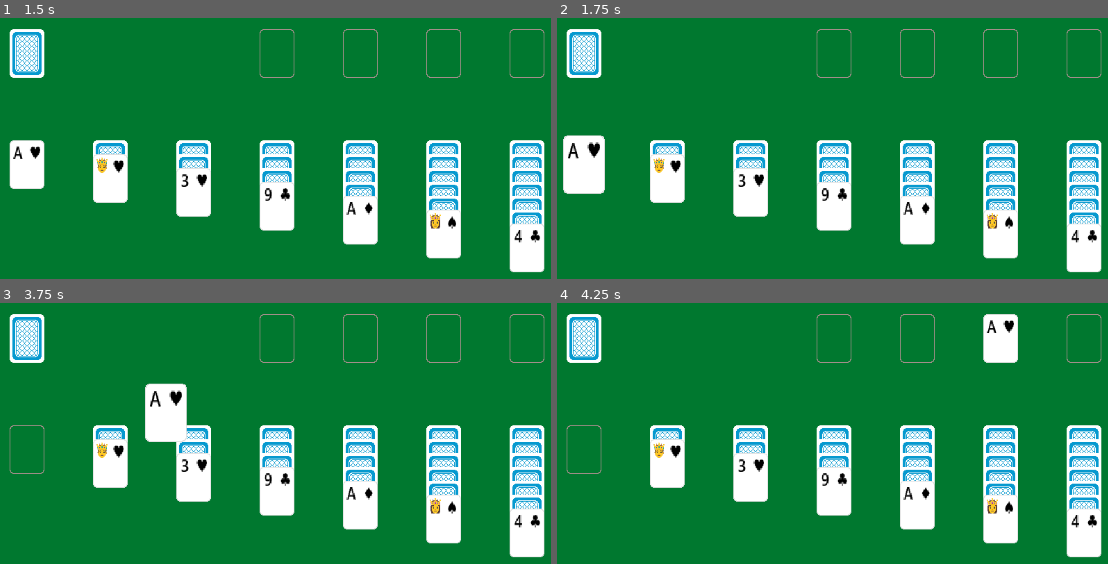
Above: before the commit, frames 1-4 (two rows, left to right).
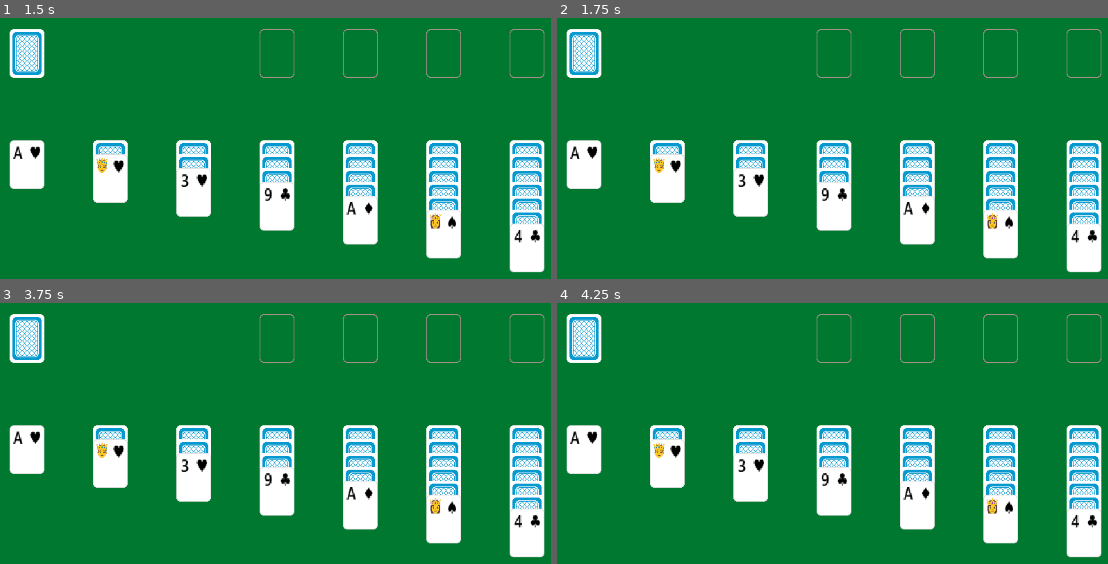
Above: after the commit, the same moments.

Repository: pmaitland/Patience
Game: Godot game, scene res://scenes/klondike.tscn
Two runs of this game, one before a commit and one after it. Both use one fixed random seed, a clock stepped at 60 frames per second and the inputs below.
Inputs (mouse positions are in pixels of both pictures, inside the frame that each line leads up to):
- Up to frame 1 (1.5 s): tap Enter at 0.5 s; drag from (275, 54) to (528, 54) at 0.52 s; tap Space at 1.25 s; drag from (358, 54) to (27, 164) at 1.27 s
- Up to frame 2 (1.75 s): no input
- Up to frame 3 (3.75 s): move the mouse to (446, 339) at 2.02 s; click (446, 339) at 2.17 s; tap Enter at 2.75 s; drag from (528, 339) to (27, 449) at 2.77 s; drag from (27, 449) to (446, 339) at 3.52 s
- Up to frame 4 (4.25 s): no input

Frame 1 is identical in both runs. In frame 2, 0.8% of the frame differs, in the area x 1-9%, y 44-68%; in frame 3, 2.8%, in the area x 1-34%, y 30-66%; in frame 4, 2.3%.

Commit message:
prevent dragging mouse over card from picking it up

Diff:
--- a/patience/scripts/Card.gd
+++ b/patience/scripts/Card.gd
@@ -149,16 +149,18 @@
 		cards.add_child(self)
 
 func _on_full_area_mouse_entered() -> void:
-	full_area_has_mouse = true
+	if !Input.is_mouse_button_pressed(MOUSE_BUTTON_LEFT):
+		full_area_has_mouse = true
 
 func _on_full_area_mouse_exited() -> void:
-	full_area_has_mouse = false
+		full_area_has_mouse = false
 
 func _on_small_area_mouse_entered() -> void:
-	small_area_has_mouse = true
+	if !Input.is_mouse_button_pressed(MOUSE_BUTTON_LEFT):
+		small_area_has_mouse = true
 
 func _on_small_area_mouse_exited() -> void:
-	small_area_has_mouse = false
+		small_area_has_mouse = false
 
 func _on_area_2d_area_entered(area: Area2D) -> void:
 	if !being_dragged: return
